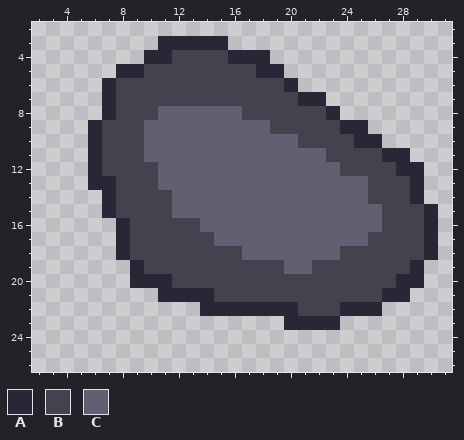
File history of a pixel-art sprite, sprites/items/stone.png. Above, as it was before the edit.
The file is 32x32 pixels. Shown: x 2..31, y 2..26.
Palette (. is transparent): A #272736  B #43434f  C #606070
Pixels before, first column x 6:
 3 .....AAAAA...............
 4 ....AABBBBAAA............
 5 ..AABBBBBBBBAA...........
 6 .ABBBBBBBBBBBBA..........
 7 .ABBBBBBBBBBBBBAA........
 8 .ABBBCCCCCCBBBBBBA.......
 9 ABBBCCCCCCCCCBBBBBAA.....
10 ABBBCCCCCCCCCCCBBBBAA....
11 ABBBCCCCCCCCCCCCCBBBBAA..
12 ABBBBCCCCCCCCCCCCCBBBBAA.
13 AABBBCCCCCCCCCCCCCCCBBBA.
14 .ABBBBCCCCCCCCCCCCCCBBBA.
15 .ABBBBCCCCCCCCCCCCCCCBBBA
16 ..ABBBBBCCCCCCCCCCCCCBBBA
17 ..ABBBBBBCCCCCCCCCCCBBBBA
18 ..ABBBBBBBBCCCCCCCBBBBBBA
19 ...ABBBBBBBBBBCCBBBBBBBA.
20 ...AAABBBBBBBBBBBBBBBBAA.
21 .....AAAABBBBBBBBBBBBAA..
22 ........AAAAAAABBBAAA....
23 ..............AAAA.......
The result:
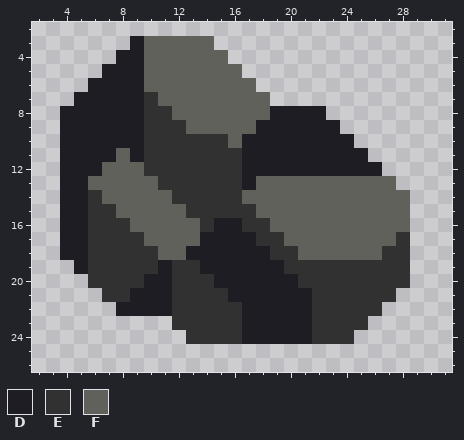
Colours new in this view: D #1e1d23  E #313131  F #60615b
What changed:
Changed rows in their new state; - is an unchanged pixel.
first column x 4:
 3 -----DFFFFF.---------------
 4 ----DDFFFFFF...------------
 5 ---DDDFFFFFFF...-----------
 6 --DDDDFFFFFFFF...----------
 7 -DDDDDEFFFFFFFF....--------
 8 DDDDDDEEFFFFFFFDDDD.-------
 9 DDDDDDEEEFFFFFDDDDDD..-----
10 DDDDDDEEEEEEFDDDDDDDD..----
11 DDDDFDEEEEEEEDDDDDDDDD...--
12 DDDFFFEEEEEEEDDDDDDDDDD...-
13 DDFFFFFEEEEEEDFFFFFFFFFF..-
14 DDEFFFFFEEEEEFFFFFFFFFFFF.-
15 DDEEFFFFFEEEEEFFFFFFFFFFF..
16 DDEEEFFFFFEDDEEFFFFFFFFFF..
17 DDEEEEFFFFDDDDEEFFFFFFFFE..
18 DDEEEEEFFDDDDDDEEFFFFFFEE..
19 -DEEEEEDEEDDDDDDEEEEEEEEE.-
20 --EEEEDDEEEDDDDDDEEEEEEEE.-
21 ---EEDDDEEEEDDDDDDEEEEEE.--
22 ----DDDDEEEEEDDDDDEEEEE----
23 --------EEEEEDDDDDEEEE-----
24 ---------EEEEDDDDDEEE------
